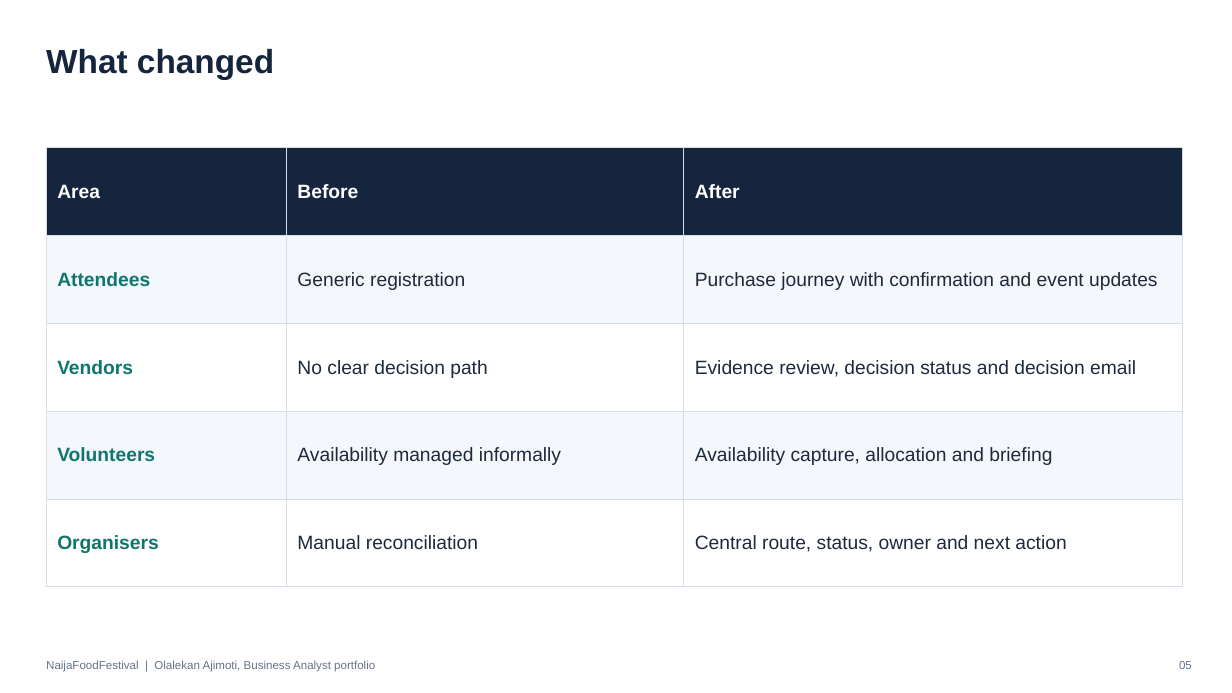
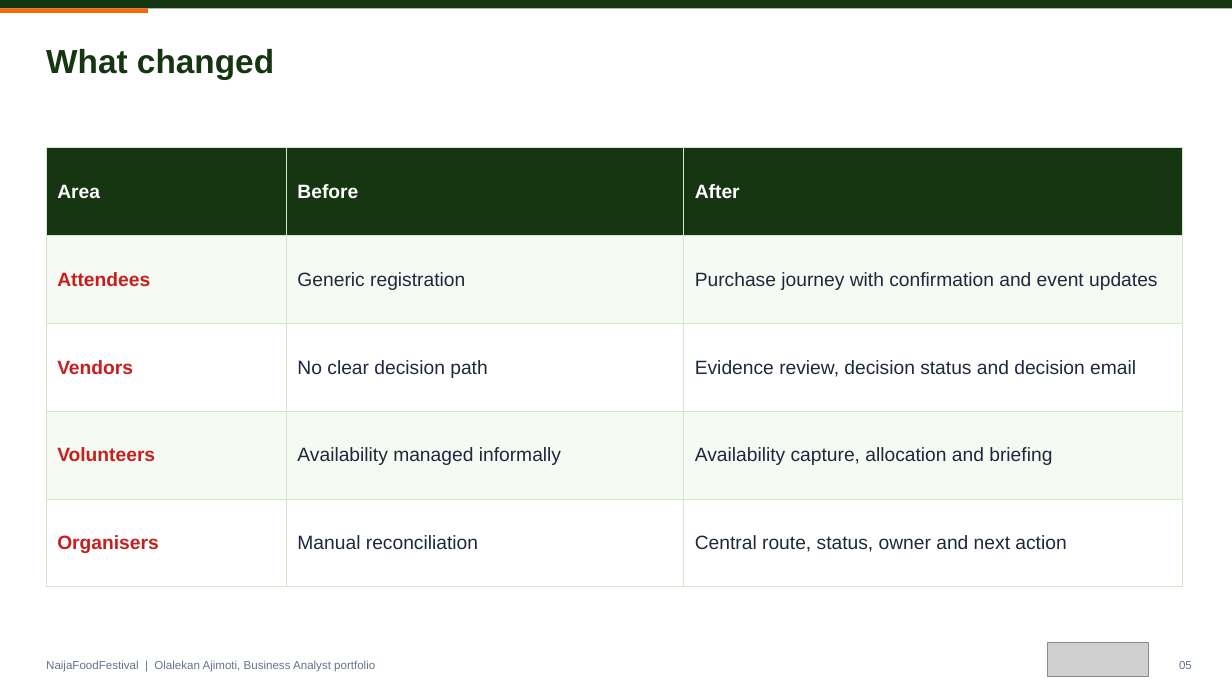
Before and after one commit to olalekanajimoti/business-analyst-portfolio, a slide deck: slide 5 of 01-delivered-case-studies/naija-food-festival-service-design/Deck/Executive_Deck.pptx. Drawn at 1232x693 pixels with LibreOffice and Linux fonts; fonts in the diff are those of the drawing; grey boxes stand for pictures. Boxes give left, top, right and bottom in pixels: in the first picture for what was removed or moved away, otherwise in the second. Text is boxed around its words. In the diff, an @@ line names an element or a change of style, - is before the commit and + after.

```diff
--- a/01-delivered-case-studies/naija-food-festival-service-design/Deck/Executive_Deck.pptx
+++ b/01-delivered-case-studies/naija-food-festival-service-design/Deck/Executive_Deck.pptx
@@ rectangle added at (x1=0, y1=0, x2=1232, y2=8), fill #163612 @@
@@ rectangle added at (x1=0, y1=8, x2=148, y2=13), fill #F8650A @@
@@ text "What changed" at (x1=46, y1=48, x2=274, y2=79): text colour #15253D to #163612 @@
@@ table at (x1=46, y1=148, x2=1183, y2=557) @@
@@ fill #15253D to #163612 in row 1 @@
@@ fill #F4F7FB to #F5FAF2 in 6 cells @@
@@ text colour #0F766E to #C81E1E in "Attendees", "Vendors", "Volunteers", "Organisers" @@
@@ borders changed @@
@@ picture added at (x1=1047, y1=643, x2=1149, y2=677) @@
```
Also in this commit, not shown: 6 other slides changed, 9 other files.
